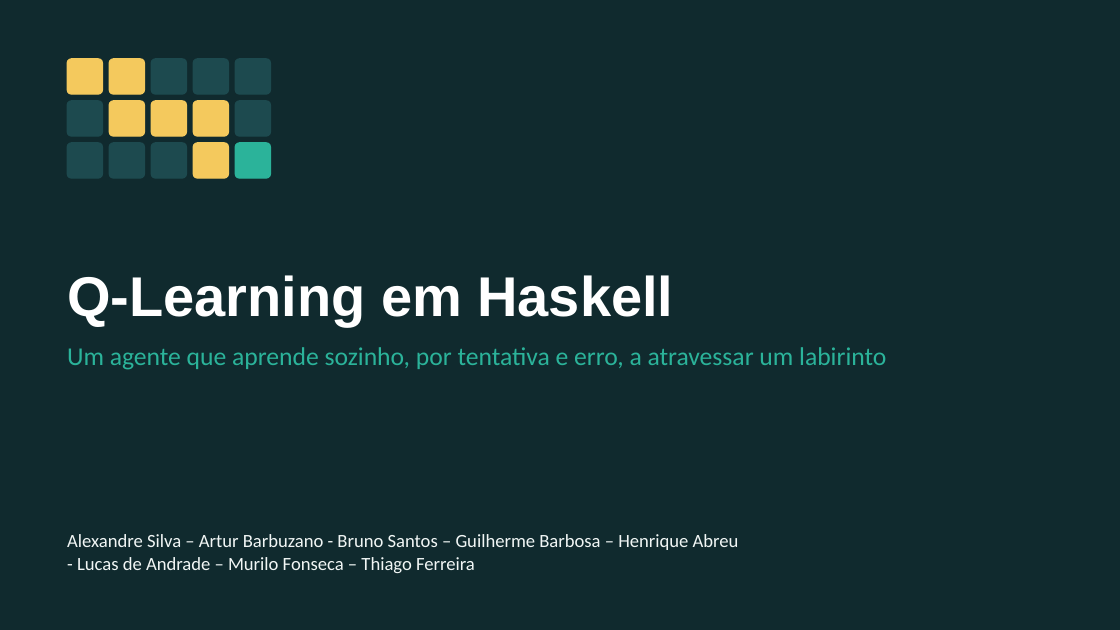
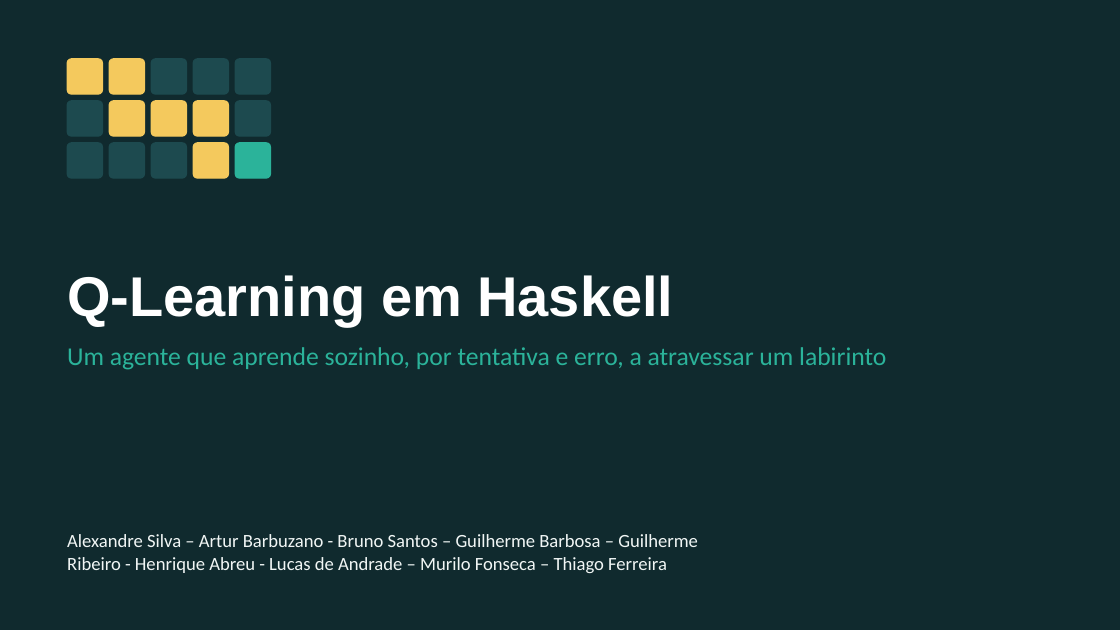
Before and after one commit to brn-l1rou/Q-Learning, a slide deck: slide 1 of docs/Apresentacao_QLearning_Haskell.pptx. Drawn at 1120x630 pixels with LibreOffice and Linux fonts; fonts in the diff are those of the drawing. Boxes give left, top, right and bottom in pixels: in the first picture for what was removed or moved away, otherwise in the second. Text is boxed around its words. In the diff, an @@ line names an element or a change of style, - is before the commit and + after.

Commit message:
fix: atualizando integrantes

```diff
--- a/docs/Apresentacao_QLearning_Haskell.pptx
+++ b/docs/Apresentacao_QLearning_Haskell.pptx
@@ text at (67, 534, 698, 573): text changed @@
-Alexandre Silva – Artur Barbuzano - Bruno Santos – Guilherme Barbosa – Henrique Abreu
-- Lucas de Andrade – Murilo Fonseca – Thiago Ferreira
+Alexandre Silva – Artur Barbuzano - Bruno Santos – Guilherme Barbosa – Guilherme Ribeiro - Henrique Abreu - Lucas de Andrade – Murilo Fonseca – Thiago Ferreira
```
